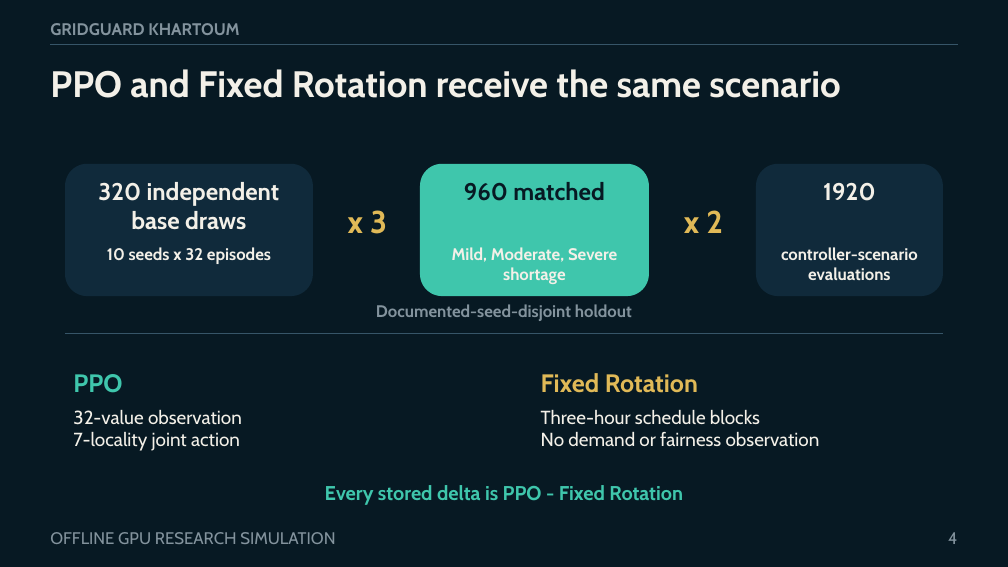
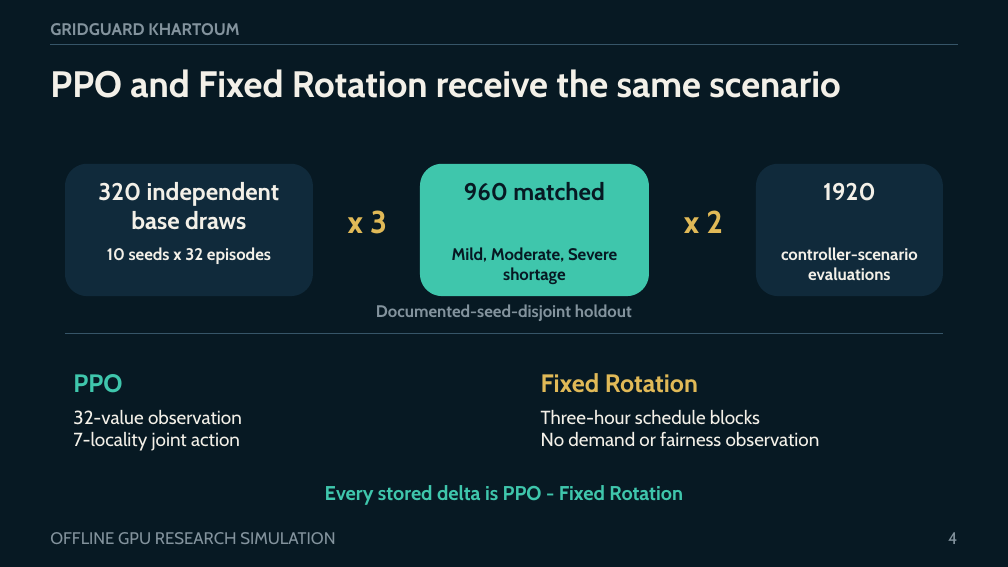
Before and after one commit to boomout2012-afk/gridguard-khartoum, a slide deck: slide 4 of output/presentation/gridguard-khartoum-defense.pptx. Drawn at 1008x567 pixels with LibreOffice and Linux fonts; fonts in the diff are those of the drawing. Boxes give left, top, right and bottom in pixels: in the first picture for what was removed or moved away, otherwise in the second. Text is boxed around its words. In the diff, an @@ line names an element or a change of style, - is before the commit and + after.

```diff
--- a/output/presentation/gridguard-khartoum-defense.pptx
+++ b/output/presentation/gridguard-khartoum-defense.pptx
@@ text "Mild, Moderate, Severe shortage" at (x1=452, y1=247, x2=617, y2=284): text colour #F3F0E8 to #071923 @@
```
Also in this commit, not shown: 6 other slides changed, 24 other files.
